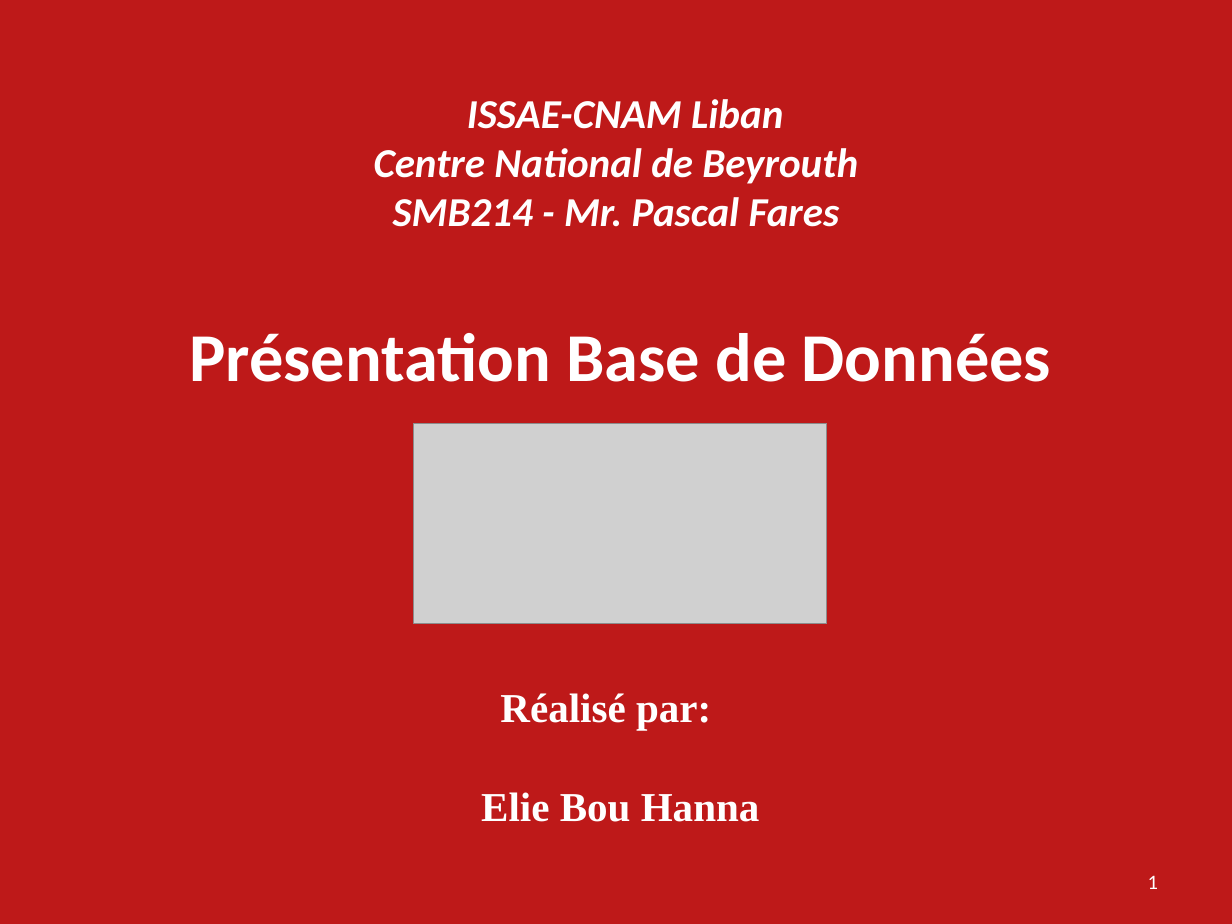
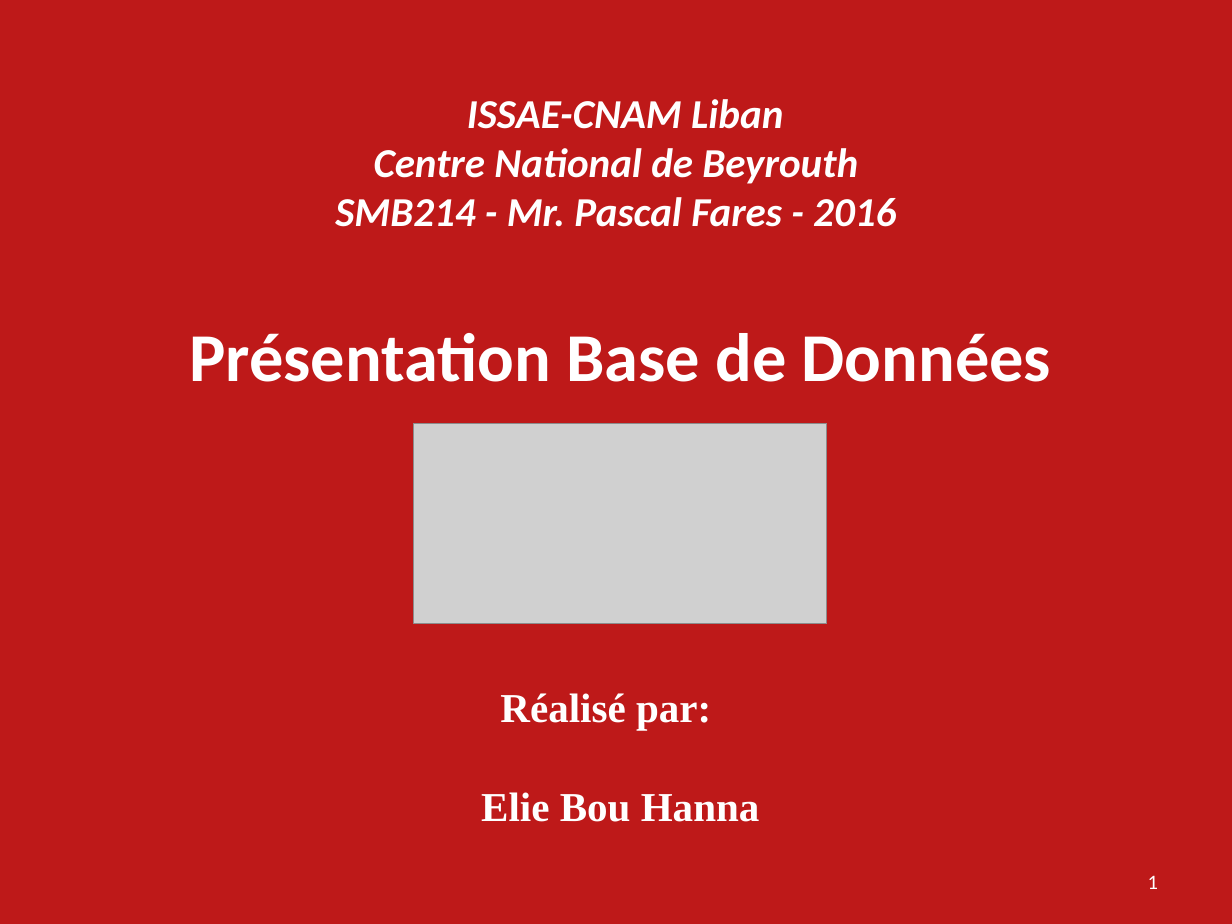
Before and after one commit to ebouhanna/SMB214-2016-Oracle-Berkeley-DB-JE, a slide deck: slide 1 of Presentation Oracle Berkeley DB SMB214.pptx. Drawn at 1232x924 pixels with LibreOffice and Linux fonts; fonts in the diff are those of the drawing; grey boxes stand for pictures. Boxes give left, top, right and bottom in pixels: in the first picture for what was removed or moved away, otherwise in the second. Text is boxed around its words. In the diff, an @@ line names an element or a change of style, - is before the commit and + after.

```diff
--- a/Presentation Oracle Berkeley DB SMB214.pptx
+++ b/Presentation Oracle Berkeley DB SMB214.pptx
@@ title at bbox=[335, 99, 896, 227]: text changed @@
-ISSAE-CNAM Liban
-Centre National de Beyrouth
-SMB214 - Mr. Pascal Fares
+ISSAE-CNAM Liban
+Centre National de Beyrouth
+SMB214 - Mr. Pascal Fares - 2016
```
Also in this commit, not shown: 8 other slides changed, 1 slide removed, 1 other file.
